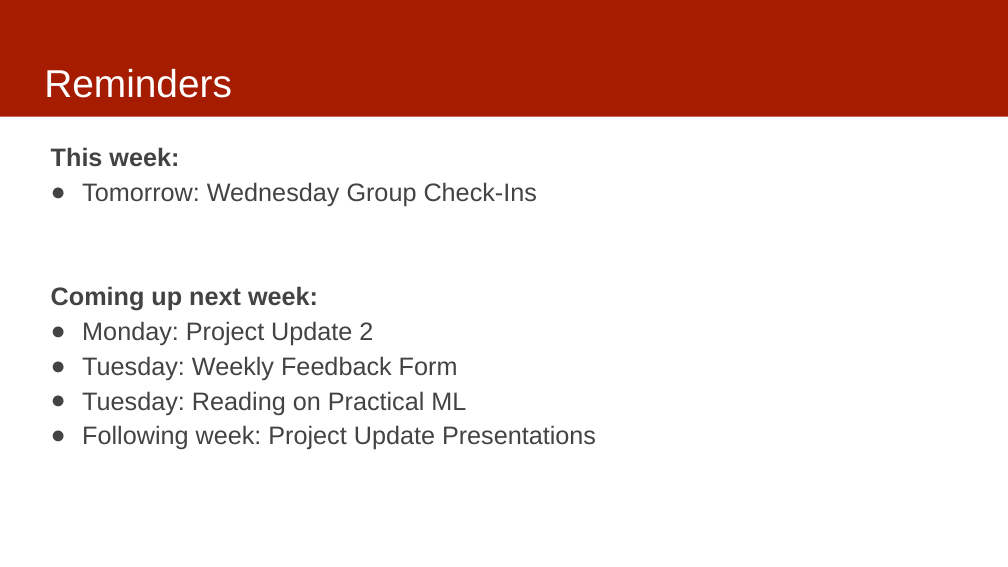
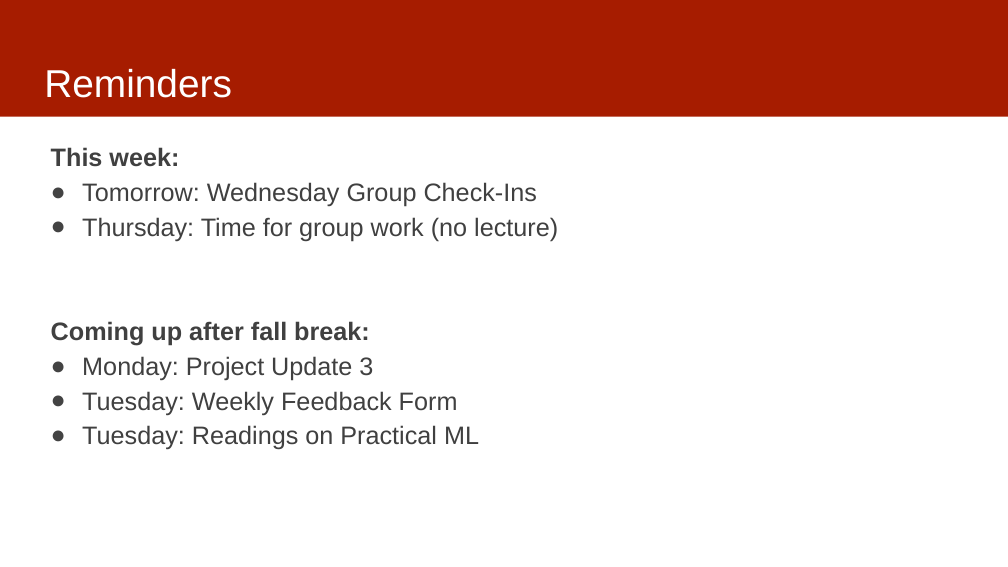
Before and after one commit to dssg/mlforpublicpolicylab, a slide deck: slide 2 of Lectures/12-features-and-imputation.pptx. Drawn at 1008x567 pixels with LibreOffice and Linux fonts; fonts in the diff are those of the drawing. Boxes give left, top, right and bottom in pixels: in the first picture for what was removed or moved away, otherwise in the second. Text is boxed around its words. In the diff, an @@ line names an element or a change of style, - is before the commit and + after.

```diff
--- a/Lectures/12-features-and-imputation.pptx
+++ b/Lectures/12-features-and-imputation.pptx
@@ text at box(51, 147, 537, 415): text colour #434343 to #404040 in "This week:", "Tomorrow: Wednesday Group Check-Ins", "Tuesday: Weekly Feedback Form" @@
@@ text at box(51, 217, 558, 381): text changed; text colour #434343 to #404040 @@
-Coming up next week:
-● Monday: Project Update 2
+● Thursday: Time for group work (no lecture)
+Coming up after fall break:
+● Monday: Project Update 3
@@ text at box(82, 425, 479, 450): text changed; text colour #434343 to #404040 @@
-● Tuesday: Reading on Practical ML
-● Following week: Project Update Presentations
+● Tuesday: Readings on Practical ML
```
Also in this commit, not shown: 4 other slides changed, 5 slides added.
